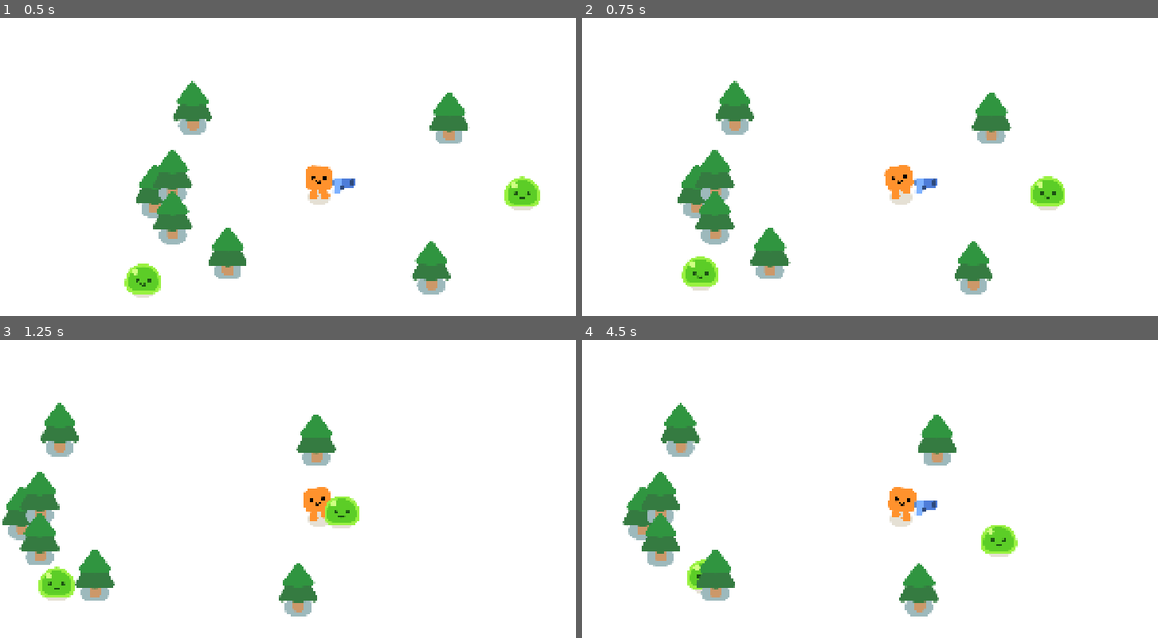
Above: before the commit, frames 1-4 (two rows, left to right).
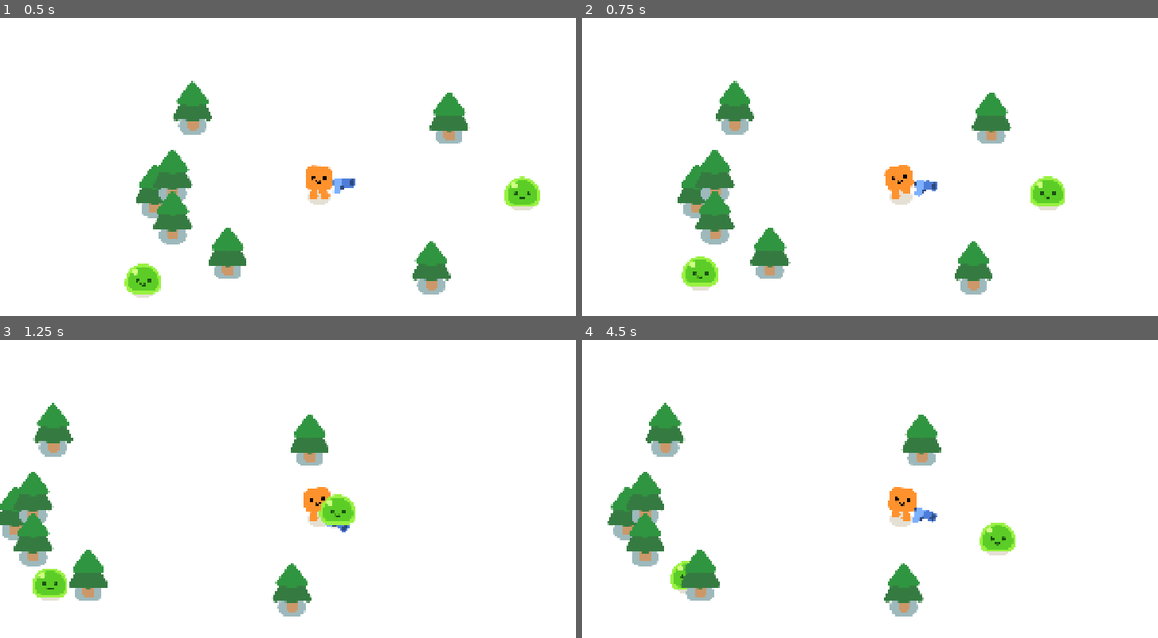
Above: after the commit, the same moments.

Repository: TohidEq/uni-godot-games
Game: Godot game, scene res://game.tscn
Two runs of this game, one before a commit and one after it. Both use one fixed random seed, a clock stepped at 60 frames per second and the inputs below.
Inputs:
- Up to frame 1 (0.5 s): no input
- Up to frame 2 (0.75 s): hold D (move_right) from 0.53 s (still down)
- Up to frame 3 (1.25 s): keep holding D (move_right)
- Up to frame 4 (4.5 s): release D (move_right) at 1.28 s; hold S (move_down) 1.28-2.03 s; hold D (move_right) 2.03-2.78 s; hold W (move_up) 2.78-3.53 s; hold A (move_left) from 3.53 s (still down)

Frame 1 is identical in both runs. In frame 2, 0.1% of the frame differs, in the area x 57-62%, y 53-60%; in frame 3, 4.0%; in frame 4, 6.6%, in the area x 4-76%, y 21-93%.

Commit message:
Gun Follows Mobs

Diff:
--- a/deadlydarlings/gun/gun.gd
+++ b/deadlydarlings/gun/gun.gd
@@ -1 +1,20 @@
 extends Area2D
+
+@onready var spr_gun: Sprite2D = $WeaponPivot/Sprite2D
+
+
+func _physics_process(delta: float) -> void:
+  var enemyes_in_range = get_overlapping_bodies()
+
+  if enemyes_in_range.size() > 0:
+    # var target_enemy = enemyes_in_range[0]
+    var target_enemy = enemyes_in_range.front()
+    look_at(target_enemy.global_position)
+
+
+    var angle_deg = float(int(rad_to_deg(rotation)) % 360);
+    print(angle_deg)
+    if angle_deg > 90 and angle_deg < 270:
+      spr_gun.scale.y = -1
+    else:
+      spr_gun.scale.y = 1
--- a/deadlydarlings/gun/gun.tscn
+++ b/deadlydarlings/gun/gun.tscn
@@ -7,6 +7,8 @@
 radius = 546.015
 
 [node name="Gun" type="Area2D"]
+collision_layer = 0
+collision_mask = 2
 script = ExtResource("1_0qvfs")
 
 [node name="CollisionShape2D" type="CollisionShape2D" parent="."]
--- a/deadlydarlings/mob/mob.tscn
+++ b/deadlydarlings/mob/mob.tscn
@@ -7,6 +7,8 @@
 radius = 42.0
 
 [node name="Mob" type="CharacterBody2D"]
+collision_layer = 2
+collision_mask = 3
 script = ExtResource("1_6jlfs")
 
 [node name="Slime" parent="." instance=ExtResource("1_7b8ug")]
--- a/deadlydarlings/player/player.gd
+++ b/deadlydarlings/player/player.gd
@@ -6,20 +6,20 @@
 
 
 func _physics_process(delta: float) -> void:
-	var direction = Input.get_vector("move_left","move_right","move_up","move_down");
-	velocity = direction*600
-	move_and_slide()
+  var direction = Input.get_vector("move_left","move_right","move_up","move_down");
+  velocity = direction*600
+  move_and_slide()
 
-	print("move direction")
-	print(direction[0])
+  print("move direction")
+  print(direction[0])
 
-	if direction[0] != 0:
-		happy_boo.get_node("Colorizer").scale.x = 1 if direction[0]>0 else -1;
+  if direction[0] != 0:
+    happy_boo.get_node("Colorizer").scale.x = 1 if direction[0]>0 else -1;
 
 
 
 
-	if velocity.length() > 0.0:
-		happy_boo.play_walk_animation()
-	else:
-		happy_boo.play_idle_animation()
+  if velocity.length() > 0.0:
+    happy_boo.play_walk_animation()
+  else:
+    happy_boo.play_idle_animation()
